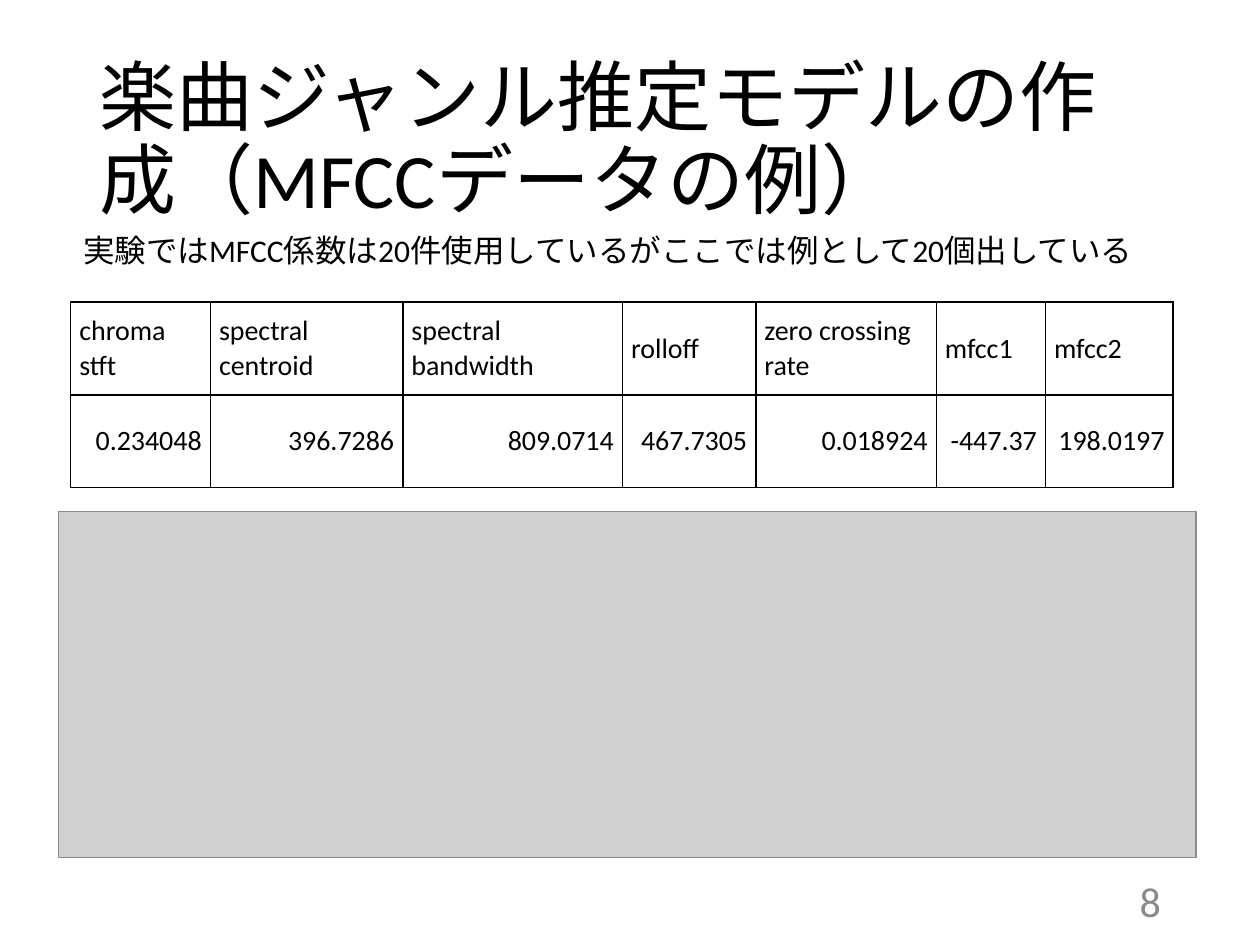
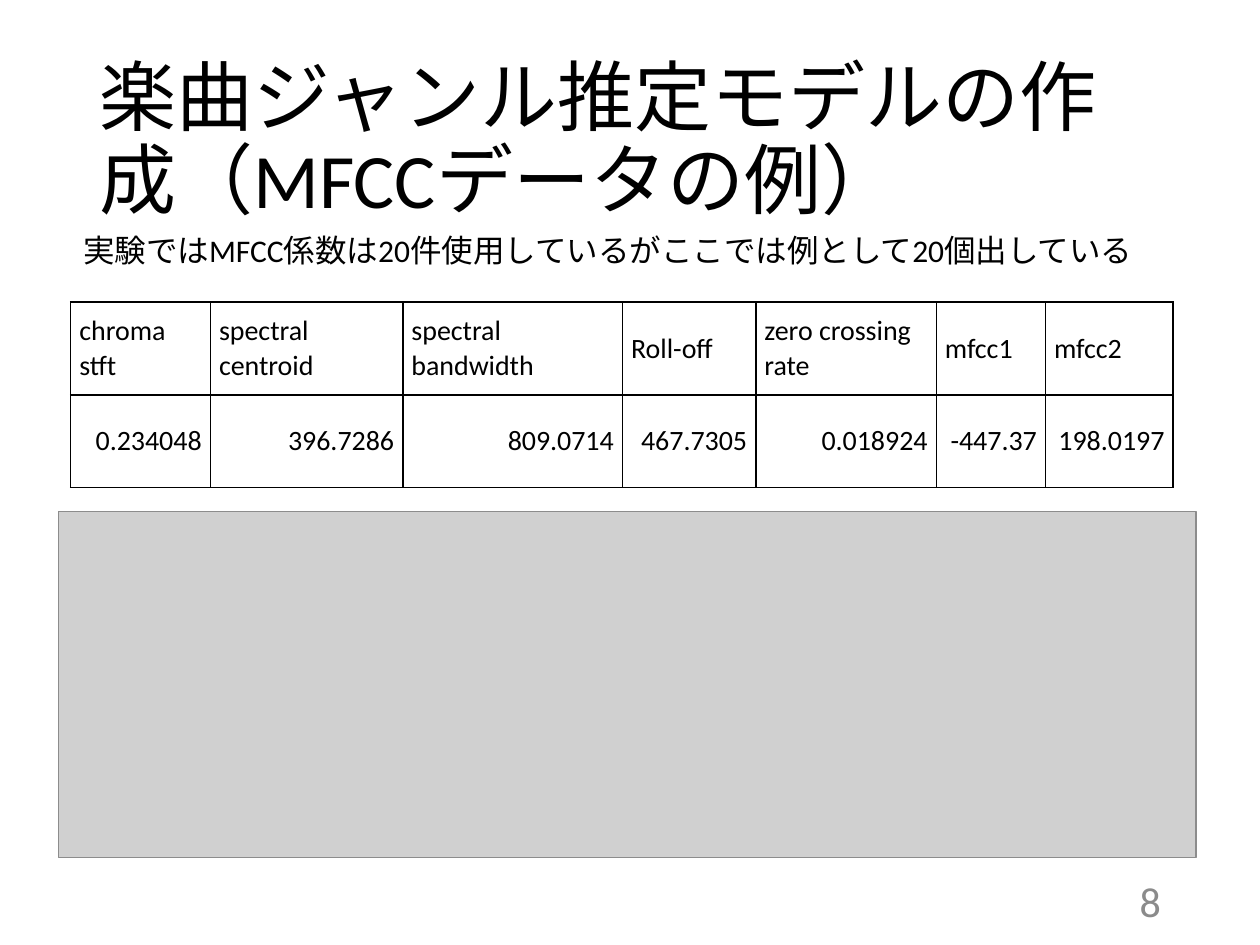
Before and after one commit to kait-takanolab/1821144-yoshii-thesis, a slide deck: slide 8 of 発表用スライド/1821144_卒研発表.pptx. Drawn at 1260x945 pixels with LibreOffice and Linux fonts; fonts in the diff are those of the drawing; grey boxes stand for pictures. Boxes give left, top, right and bottom in pixels: in the first picture for what was removed or moved away, otherwise in the second. Text is boxed around its words. In the diff, an @@ line names an element or a change of style, - is before the commit and + after.

```diff
--- a/発表用スライド/1821144_卒研発表.pptx
+++ b/発表用スライド/1821144_卒研発表.pptx
@@ table at (x1=71, y1=302, x2=1173, y2=488) @@
-row 1, column 4: rolloff
+row 1, column 4: Roll-off
```
Also in this commit, not shown: 6 other slides changed.
